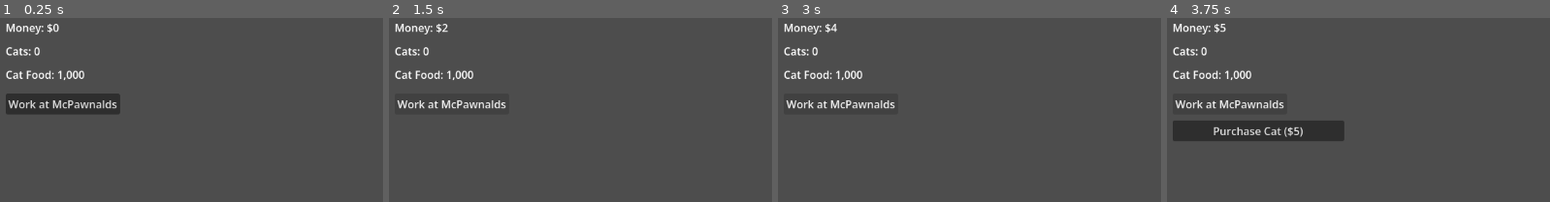
Above: before the commit, frames 1-4 (left to right).
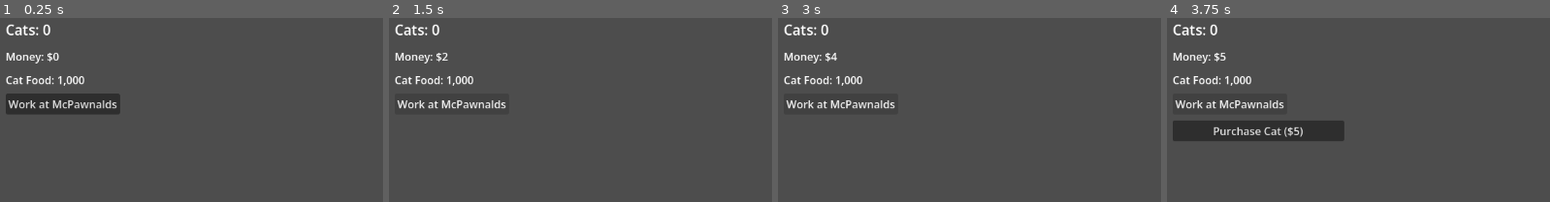
Above: after the commit, the same moments.

Repository: jaggasaurus-rex/cat-idler
Game: Godot game, scene res://scenes/Main.tscn
Same seed, same stepped clock (60 frames per second), same inputs: the game is played once before the commit and once after it.
Inputs:
- Up to frame 1 (0.25 s): no input
- Up to frame 2 (1.5 s): click "Work at McPawnalds" at 0.5 s; click "Work at McPawnalds" at 1.25 s
- Up to frame 3 (3 s): click "Work at McPawnalds" at 2 s; tap Enter at 2.75 s
- Up to frame 4 (3.75 s): tap Space at 3.5 s
The pictures show only the part of the screen within x 0-50%, y 0-50%; the shares and areas given below are measured in that part.

The runs differ from the first frame. In frame 1, 1.8% of the frame differs, in the area x 1-23%, y 3-37%; in frame 2, 1.8%; in frame 3, 1.8%; in frame 4, 1.8%.
Error after the commit: Invalid assignment of property or key 'font_bold' with value of type 'bool' on a base object of type 'SystemFont'. (res://scenes/Main.gd:39)

Commit message:
Elevate Cats as hero stat: first position, bold, 1.3x font size
Moved CatsLabel to the top of the metrics area (Y=20). MoneyLabel and
CatFoodLabel shift down to maintain 5px gaps. In _ready(), applies a
bold SystemFont and font size of roundi(base * 1.3) relative to the
base metric size, avoiding any hardcoded pixel values.

Co-Authored-By: Claude Sonnet 4.6 <noreply@anthropic.com>

Diff:
--- a/scenes/Main.gd
+++ b/scenes/Main.gd
@@ -32,6 +32,12 @@
 
 func _ready() -> void:
 	GameState.cat_purchased.connect(_on_cat_purchased)
+	# Hero stat: bold + 30% larger than the base metric font size
+	var base_size: int = money_label.get_theme_font_size("font_size")
+	cats_label.add_theme_font_size_override("font_size", roundi(float(base_size) * 1.3))
+	var bold_font := SystemFont.new()
+	bold_font.font_bold = true
+	cats_label.add_theme_font_override("font", bold_font)
 
 
 func _process(_delta: float) -> void:
--- a/scenes/Main.tscn
+++ b/scenes/Main.tscn
@@ -14,25 +14,25 @@
 [node name="MoneyLabel" type="Label" parent="." unique_id=1899892703]
 layout_mode = 0
 offset_left = 20.0
+offset_top = 63.0
+offset_right = 300.0
+offset_bottom = 93.0
+text = "Money: $0.0"
+
+[node name="CatsLabel" type="Label" parent="." unique_id=1595888146]
+layout_mode = 0
+offset_left = 20.0
 offset_top = 20.0
 offset_right = 300.0
-offset_bottom = 50.0
-text = "Money: $0.0"
-
-[node name="CatsLabel" type="Label" parent="." unique_id=1595888146]
-layout_mode = 0
-offset_left = 20.0
-offset_top = 55.0
-offset_right = 300.0
-offset_bottom = 85.0
+offset_bottom = 58.0
 text = "Cats: 0"
 
 [node name="CatFoodLabel" type="Label" parent="." unique_id=400000001]
 layout_mode = 0
 offset_left = 20.0
-offset_top = 90.0
-offset_right = 300.0
-offset_bottom = 120.0
+offset_top = 98.0
+offset_right = 300.0
+offset_bottom = 128.0
 text = "Cat Food: 1000"
 
 [node name="EarnMoneyButton" type="Button" parent="." unique_id=1094360717]
Not shown, changed: CONTEXT.md
